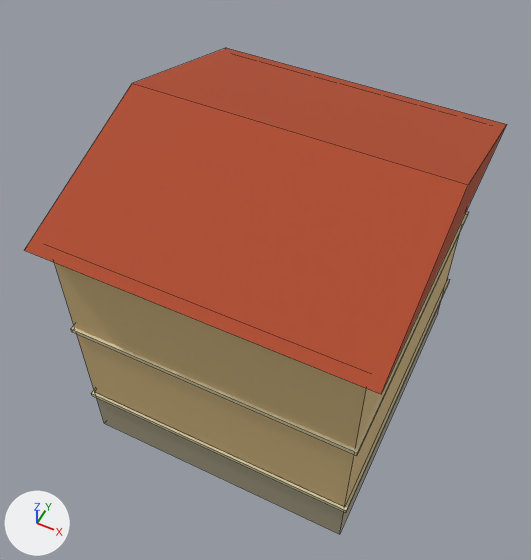
Renders of the Blender file assets/environment/city_square/sources/townhouse.blend from each side of a commit.
The view is the same before and after, from a 50 mm lens placed at (5.94, -13.06, 19.4), pointed at (-0.35, -0.47, 3.66). Lighting does not change. The marker at lower left points along +X, +Y and +Z. The older version comes first. Mesh edges are drawn as thin lines.

Names of what the first picture shows: 'HorizontalTrim', 'HorizontalTrim.001', 'StoneFoundation', 'StuccoWalls', 'TerracottaRoof'.
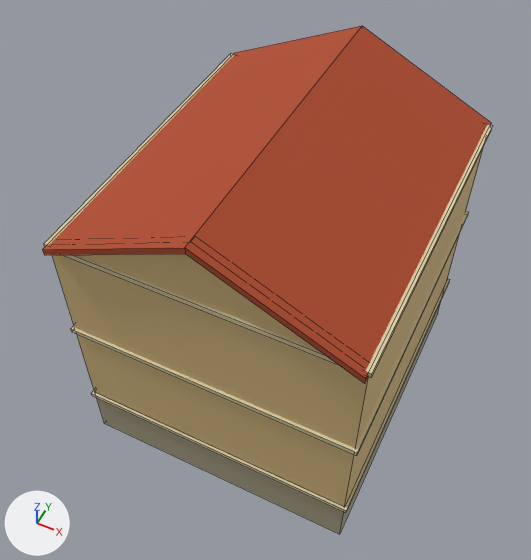
Location of each change, (x1, y1, x2, y2) in pixels of the pictures (531 x 560 px):
'TerracottaRoof', reshaped (7% narrower)
    before: (25, 48, 507, 394)
    after: (43, 26, 491, 384)
'RoofGableWall-1', added (beige)
    after: (81, 254, 315, 348)
'HorizontalTrim.002', unchanged, uncovered by the edit
    after: (44, 54, 493, 377)

What changed in the scene script:
```text
Change me_terracottaroof:
    used by ob_terracottaroof; location = (0.0, 0.0, 0.0)
    remove me_terracottaroof.from_pydata(...)  # 6 vertices, 5 faces; spans x -4.4..4.4, y -4.9..4.9, z 7.1..8.7
    add me_terracottaroof.from_pydata(...)  # 12 vertices, 10 faces; spans x -4.0..4.0, y -4.72..4.72, z 6.96..9.04
    me_terracottaroof part 1: the whole mesh is rebuilt
Add me_roofgablewall_1:
    me_roofgablewall_1.from_pydata([(-4.0, -4.5, 7.1), (4.0, -4.5, 7.1), (0.0, -4.5, 9.0), (-4.0, -4.32, 7.1), (4.0, -4.32, 7.1), (0.0, -4.32, 9.0)], [], [(0, 1, 2), (5, 4, 3), (0, 3, 4, 1), (1, 4, 5, 2), (2, 5, 3, 0)])
    me_roofgablewall_1.materials.append(mat_city_plaster)  # beige #d9bd85
Add ob_roofgablewall_1:
    ob_roofgablewall_1 = bpy.data.objects.new('RoofGableWall-1', me_roofgablewall_1)
    ob_roofgablewall_1.location = (0.0, 0.0, 0.0)
```
